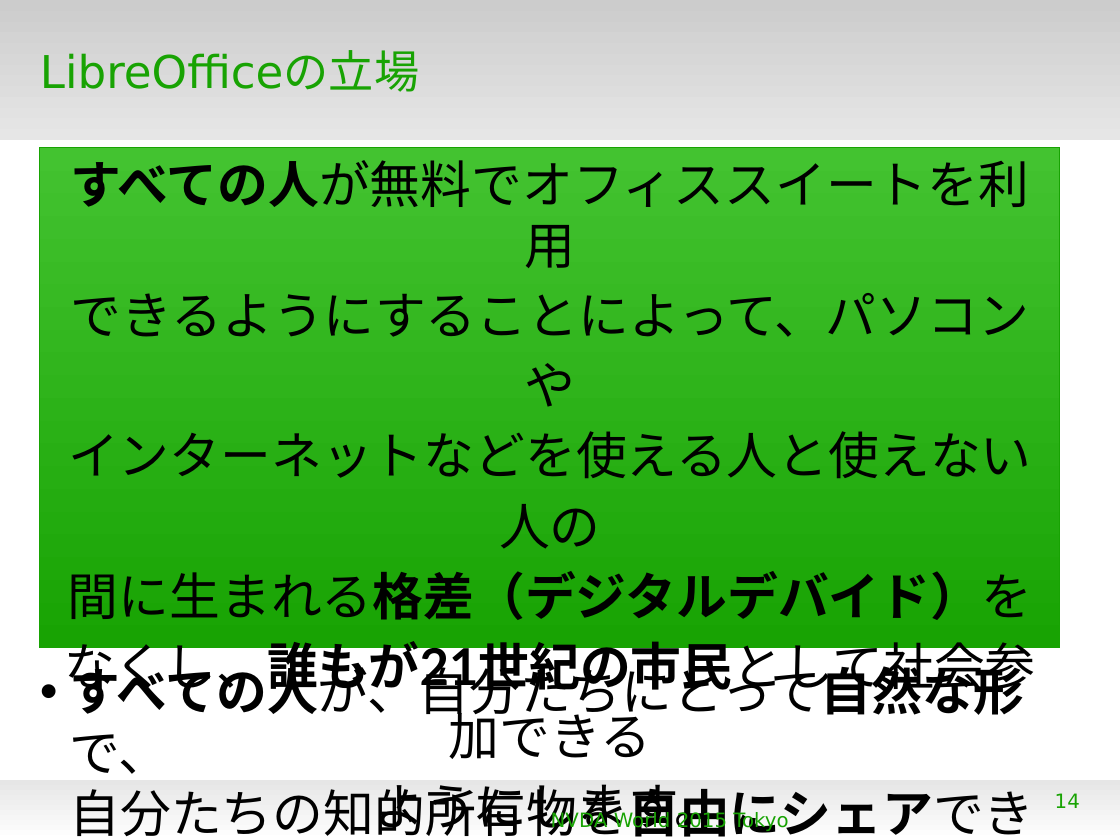
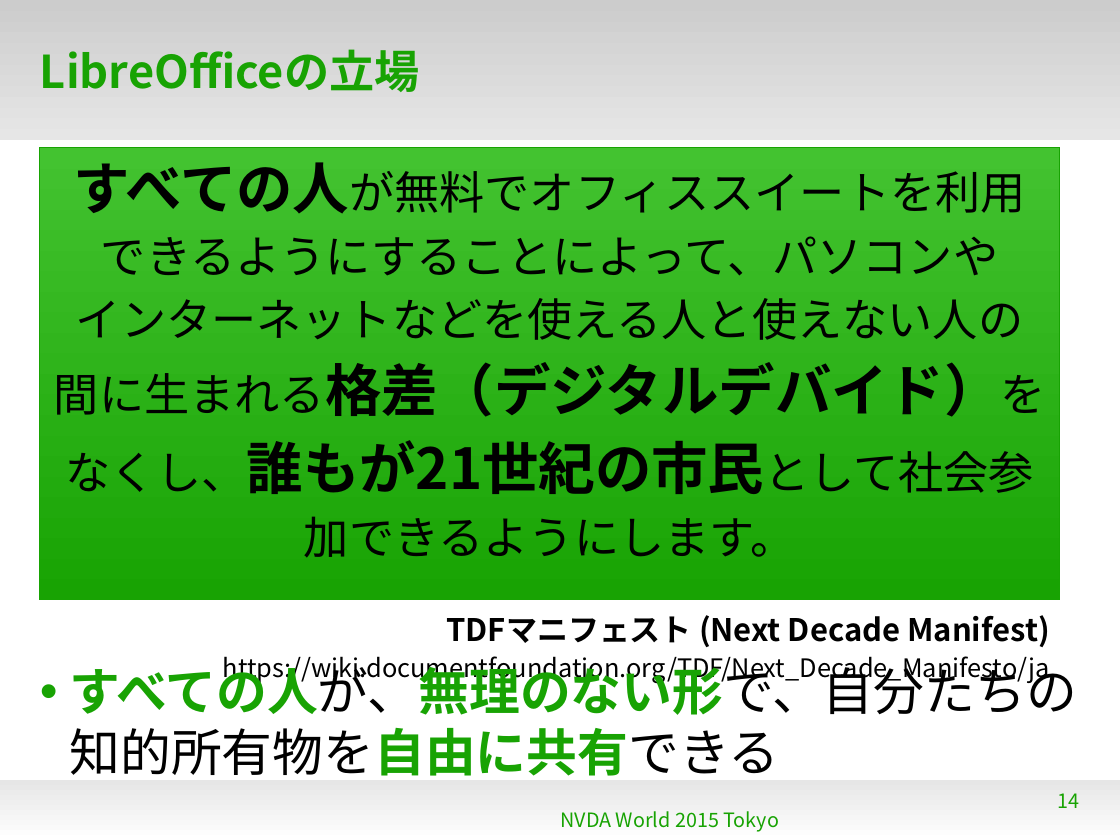
Before and after one commit to naruoga/KantoLibreOffice, a slide deck: slide 14 of others/NVDAworld2015.odp. Drawn at 1120x840 pixels with LibreOffice and Linux fonts; fonts in the diff are those of the drawing; background and template pictures are left out. Boxes give left, top, right and bottom in pixels: in the first picture for what was removed or moved away, otherwise in the second. Text is boxed around its words. In the diff, an @@ line names an element or a change of style, - is before the commit and + after.

```diff
--- a/others/NVDAworld2015.odp
+++ b/others/NVDAworld2015.odp
@@ title "LibreOfficeの立場" at [40, 49, 420, 92]: font DejaVu Sans to Noto Sans CJK JP, bold on @@
@@ rectangle "すべての人が無料でオフィススイートを利用": place and size @@
-rectangle "すべての人が無料でオフィススイートを利用" at [40, 148, 1060, 648]
+rectangle "すべての人が無料でオフィススイートを利用" at [40, 148, 1060, 601]
@@ text in rectangle at [73, 162, 1050, 685]: size 36 to 40 pt in "すべての人が無料でオフィススイートを利用"; size 36 to 32 pt in "すべての人が無料でオフィススイートを利用", "できるようにすることによって、パソコンや", "インターネットなどを使える人と使えない人の"; font Lato to Noto Sans CJK JP in "すべての人が無料でオフィススイートを利用", "できるようにすることによって、パソコンや", "インターネットなどを使える人と使えない人の", "TDFマニフェスト (Next Decade Manifest)" and 1 more places @@
@@ text in rectangle at [54, 362, 1046, 558]: text changed; size 36 to 32 pt; font Lato to Noto Sans CJK JP @@
-間に生まれる格差（デジタルデバイド）をなくし、誰もが21世紀の市民として社会参加できる
-ようにします。
+間に生まれる格差（デジタルデバイド）をなくし、誰もが21世紀の市民として社会参加できるようにします。
@@ text at [70, 659, 1077, 776]: text changed; font DejaVu Sans to Noto Sans CJK JP @@
-• すべての人が、自分たちにとって自然な形で、
-  自分たちの知的所有物を自由にシェアできる
+• すべての人が、無理のない形で、自分たちの知的所有物を自由に共有できる
@@ text "NVDA World 2015 Tokyo" at [560, 811, 780, 832]: font DejaVu Sans to Noto Sans CJK JP @@
@@ page number at [1058, 793, 1080, 808]: font DejaVu Sans to Noto Sans CJK JP @@
```
Also in this commit, not shown: 23 other slides changed.
